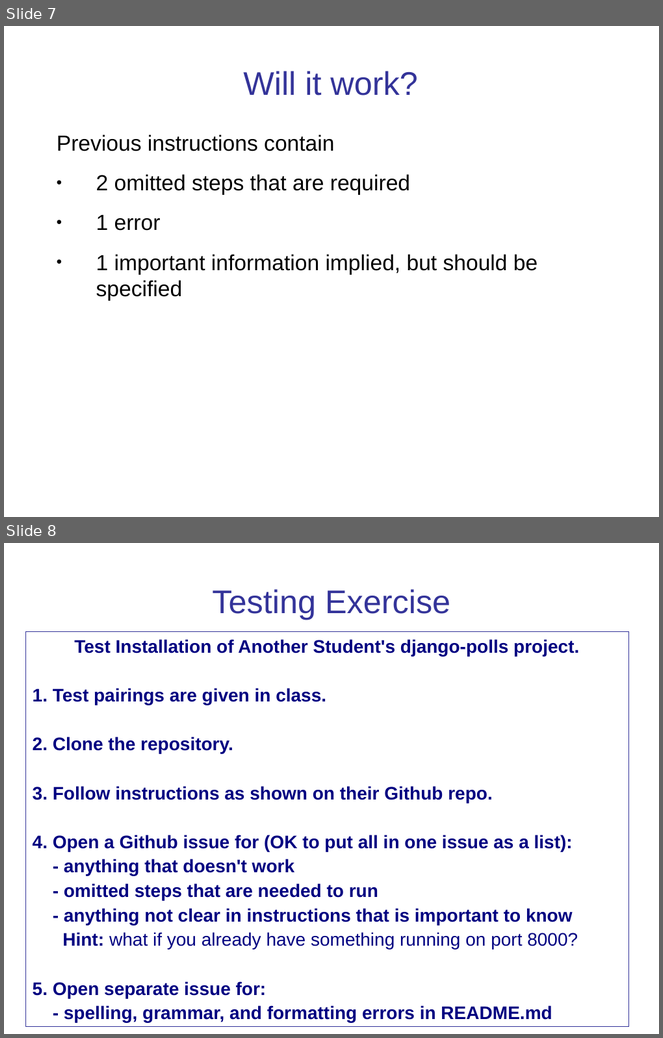
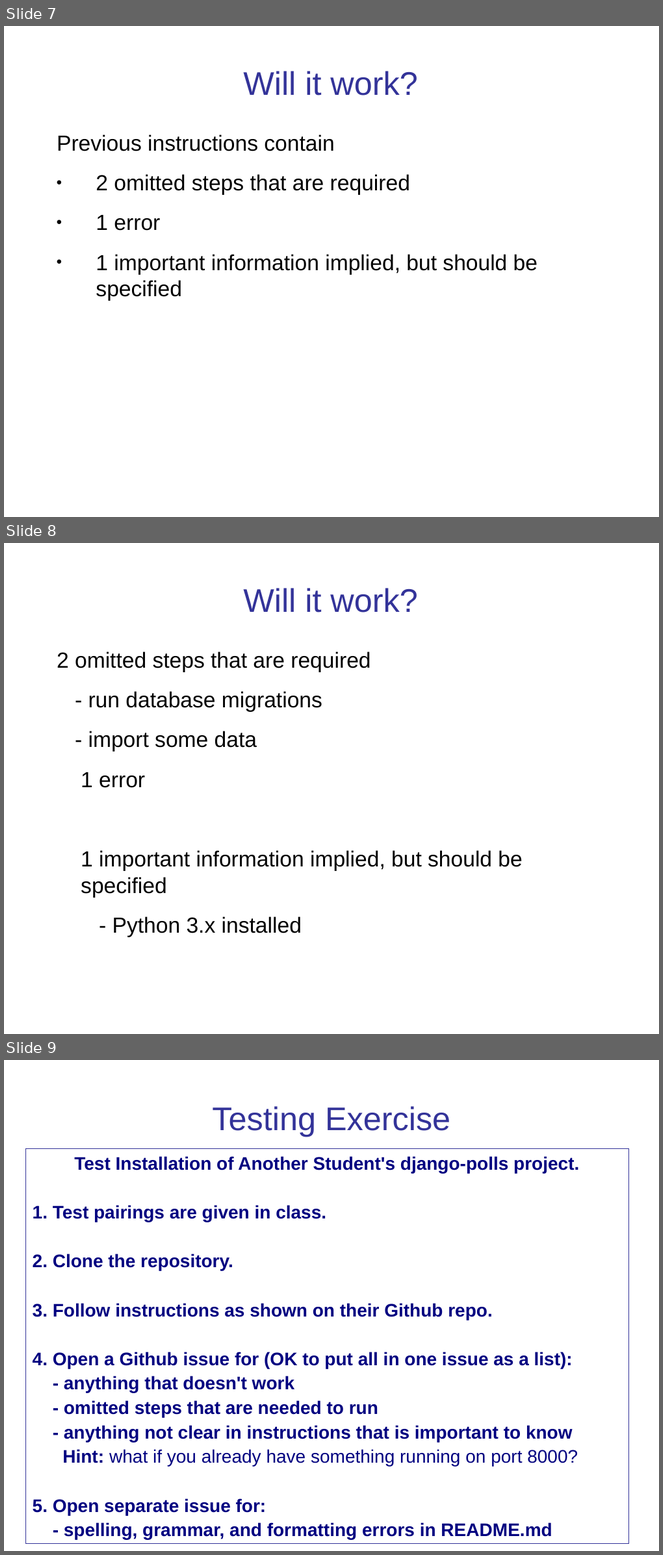
Before and after one commit to cpske/ISP, a slide deck: testing/Test-Everything.ppt. Shown one above the other, each under a label of ours: slides 7 and 8 before the commit, slides 7, 8 and 9 after it. The pictures are 663x1038 and 663x1555 pixels, drawn with LibreOffice and Linux fonts; fonts in the diff are those of the drawing. Boxes give left, top, right and bottom in pixels: in the first picture for what was removed or moved away, otherwise in the second. Text is boxed around its words. In the diff, an @@ line names an element or a change of style, - is before the commit and + after.

Commit message:
edit some database slides

```diff
--- a/testing/Test-Everything.ppt
+++ b/testing/Test-Everything.ppt
@@ slide 8 added at (4, 543, 659, 1034), background #FFFFFF @@
@@ title added at (243, 588, 417, 613), 36 pt, text #333399 @@
+Will it work?
@@ text added at (57, 652, 522, 938), 24 pt, text #000000 @@
+2 omitted steps that are required
+- run database migrations
+- import some data
+1 error
+1 important information implied, but should be specified
+- Python 3.x installed
@@ what was slide 8 is now slide 9 @@
```
Also in this commit, not shown: 2 other files.
